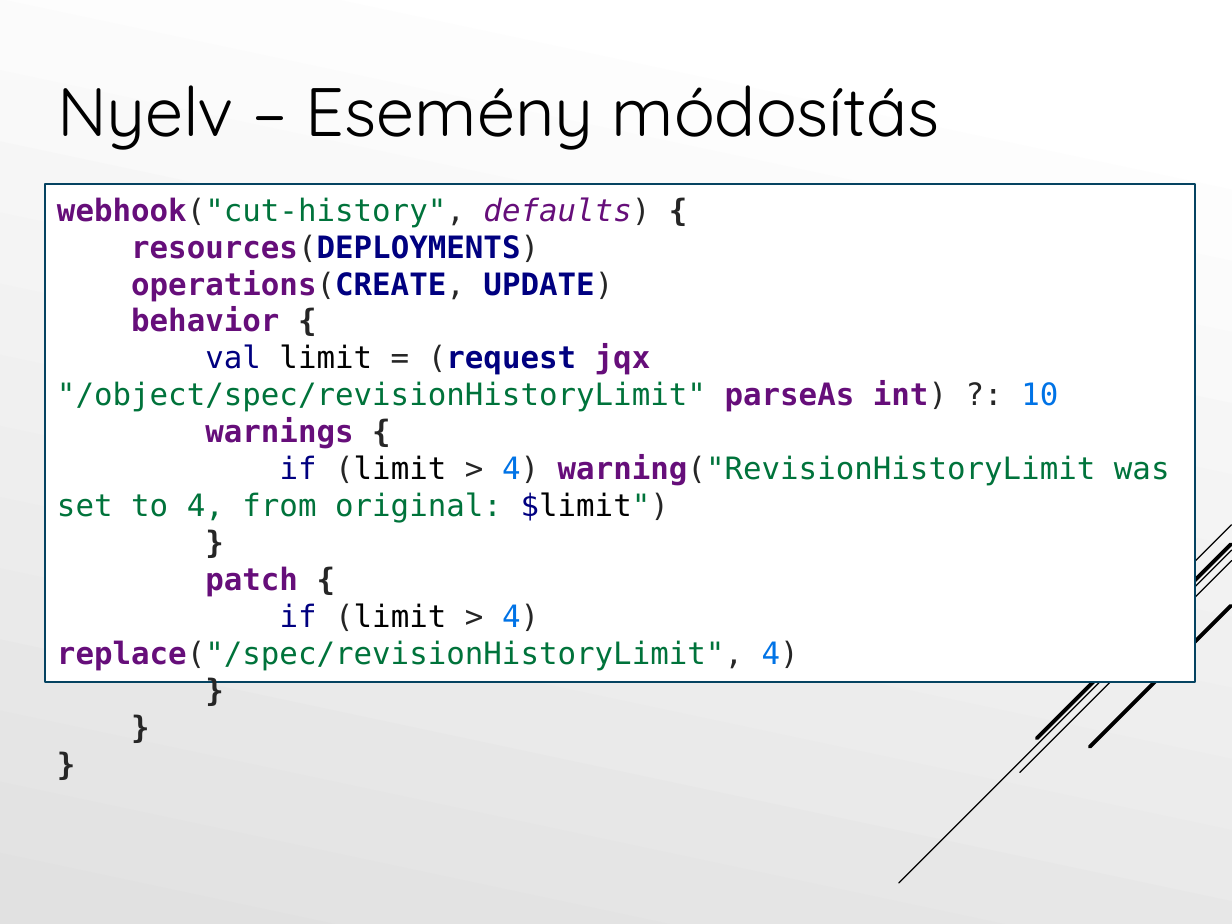
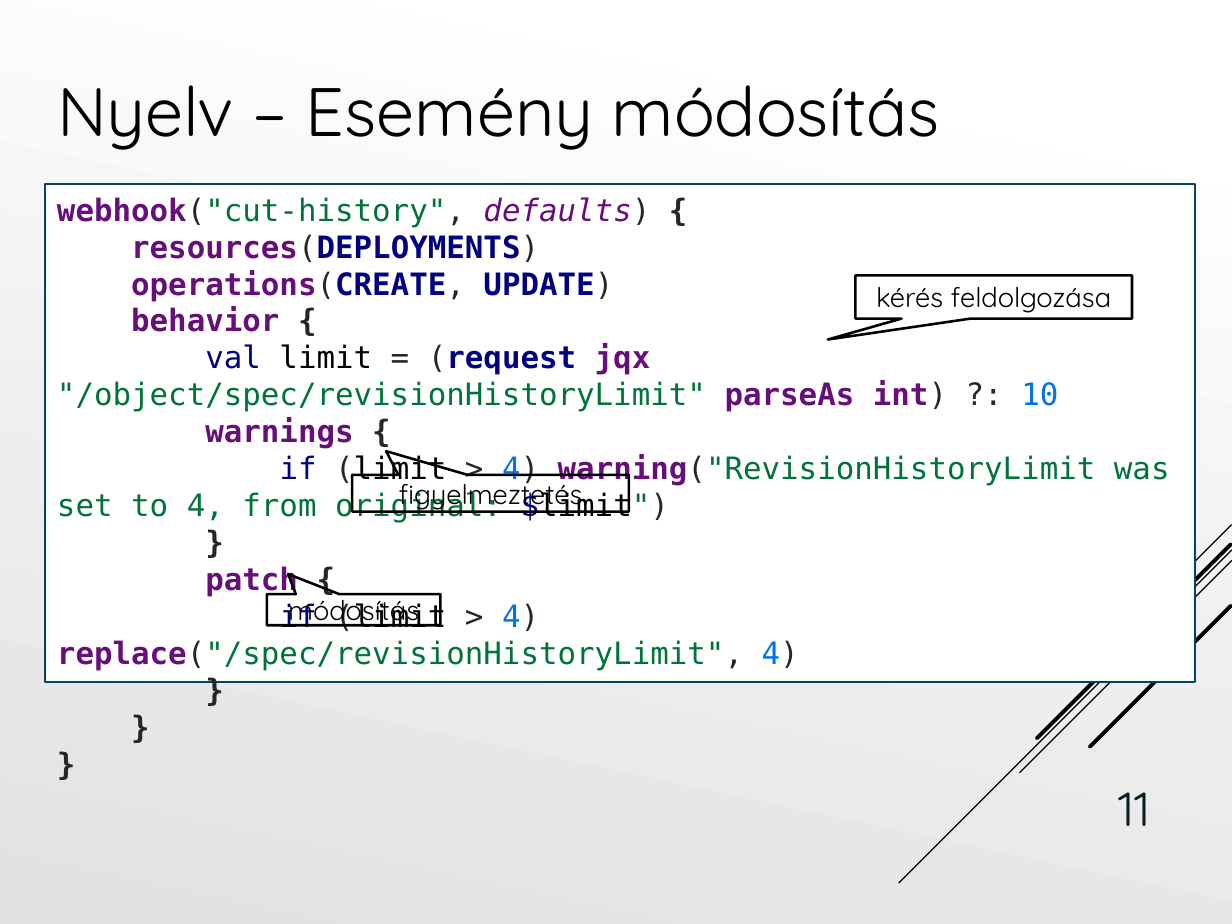
Before and after one commit to Tiegris/KonstrainR, a slide deck: slide 11 of ppt/prezi.pptx. Drawn at 1232x924 pixels with LibreOffice and Linux fonts; fonts in the diff are those of the drawing. Boxes give left, top, right and bottom in pixels: in the first picture for what was removed or moved away, otherwise in the second. Text is boxed around its words. In the diff, an @@ line names an element or a change of style, - is before the commit and + after.

```diff
--- a/ppt/prezi.pptx
+++ b/ppt/prezi.pptx
@@ speech box added at (855,276,1132,319), outline #000000 1.5 pt, 16 pt, text #000000 @@
+kérés feldolgozása
@@ speech box added at (352,474,630,511), outline #000000 1.5 pt, 16 pt, text #000000 @@
+figyelmeztetés
@@ speech box added at (267,594,441,625), outline #000000 1.5 pt, 16 pt, text #000000 @@
+módosítás
@@ page number added at (1119,792,1151,826), 28 pt, text #0D1B25 @@
+11
```
Also in this commit, not shown: 15 other slides changed, 6 slides added, 2 slides removed.
